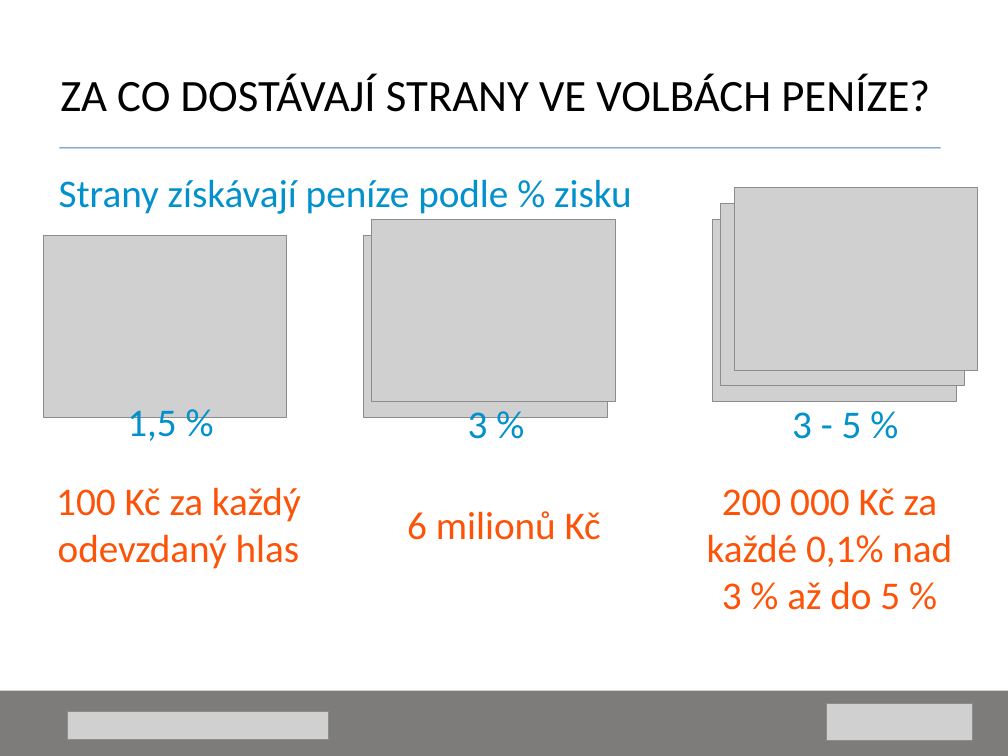
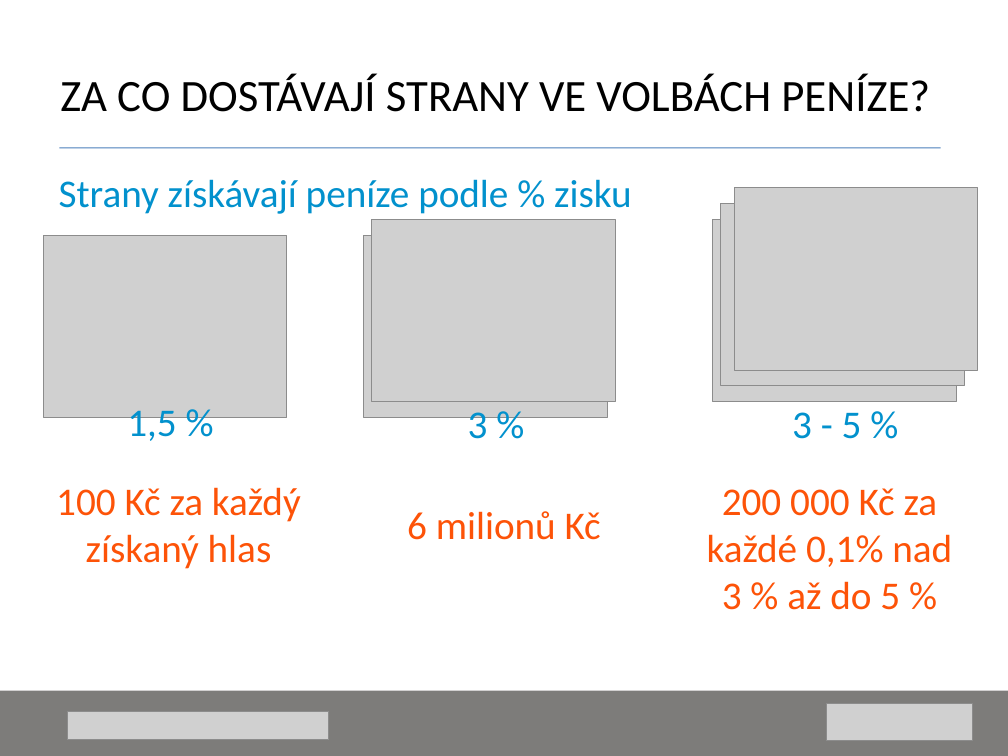
Before and after one commit to KohoVolit/vaa2012-2, a slide deck: slide 24 of www/docs/prezentace-2013.pps. Drawn at 1008x756 pixels with LibreOffice and Linux fonts; fonts in the diff are those of the drawing; grey boxes stand for pictures. Boxes give left, top, right and bottom in pixels: in the first picture for what was removed or moved away, otherwise in the second. Text is boxed around its words. In the diff, an @@ line names an element or a change of style, - is before the commit and + after.

```diff
--- a/www/docs/prezentace-2013.pps
+++ b/www/docs/prezentace-2013.pps
@@ text at [56, 487, 301, 569]: text changed @@
-100 Kč za každý odevzdaný hlas
+100 Kč za každý získaný hlas
```
Also in this commit, not shown: 3 other slides changed.
